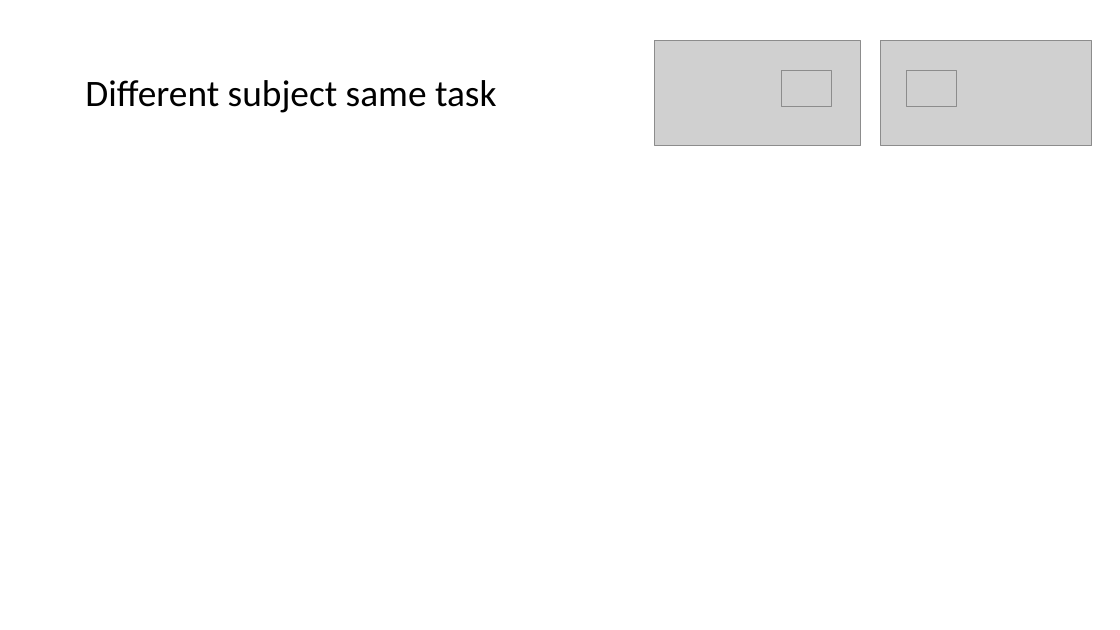
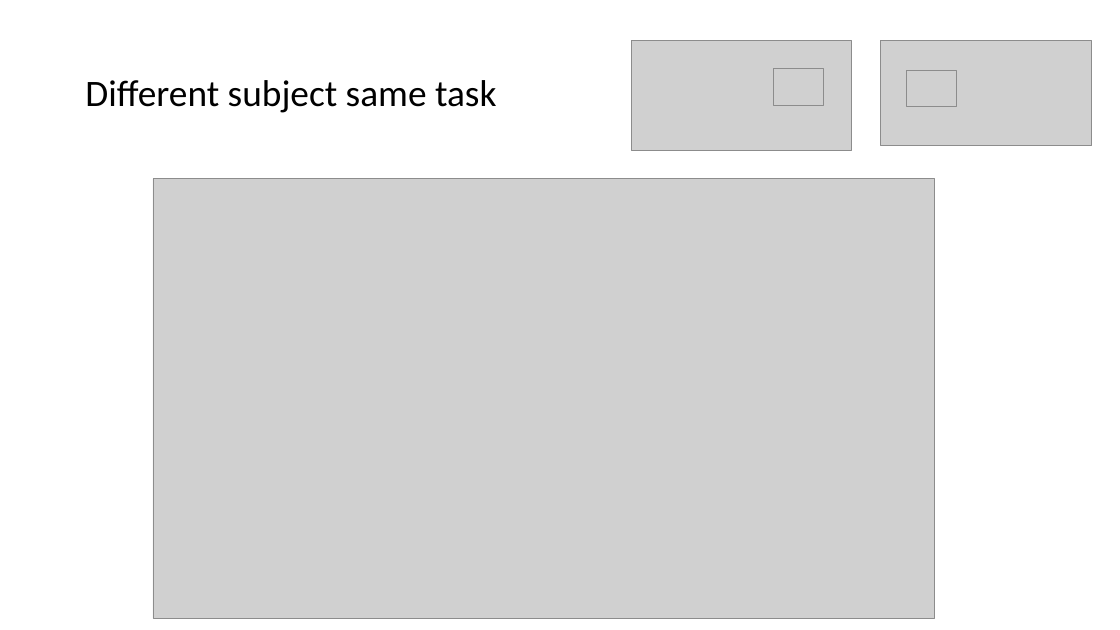
Before and after one commit to GrattonLab/MSC_Alexis, a slide deck: slide 10 of analysis/output/mL/presentation/updated_mL.pptx (slide 9 before the commit). Drawn at 1120x630 pixels with LibreOffice and Linux fonts; fonts in the diff are those of the drawing; grey boxes stand for pictures. Boxes give left, top, right and bottom in pixels: in the first picture for what was removed or moved away, otherwise in the second. Text is boxed around its words. In the diff, an @@ line names an element or a change of style, - is before the commit and + after.

```diff
--- a/analysis/output/mL/presentation/updated_mL.pptx
+++ b/analysis/output/mL/presentation/updated_mL.pptx
@@ picture: place and size @@
-picture at (655,40,861,145)
+picture at (632,40,852,150)
@@ picture: place and size @@
-picture at (782,70,833,106)
+picture at (774,69,824,105)
@@ picture added at (153,179,934,618) @@
```
Also in this commit, not shown: 3 other slides changed, 1 slide added, 7 other files.
